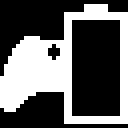
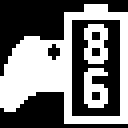
The second 128 × 128 image is a revision of the first. Changes to its layers:
added layer "Layer 10" above "Layer 9" over bbox(84, 68, 108, 108)
added layer "Layer 9" above "Layer 8" over bbox(84, 24, 108, 64)
